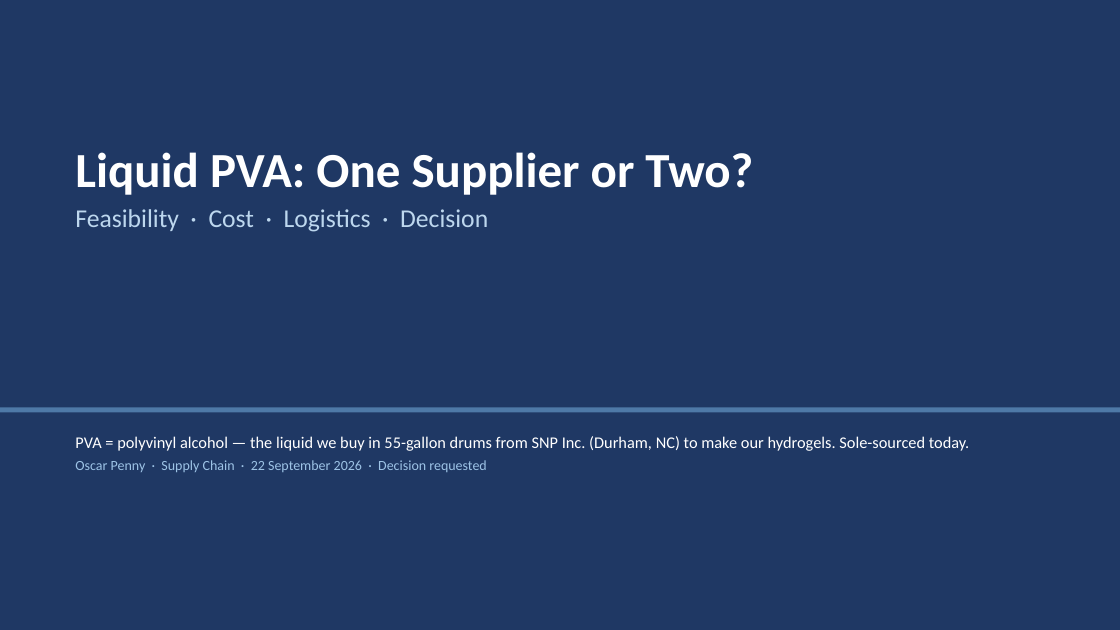
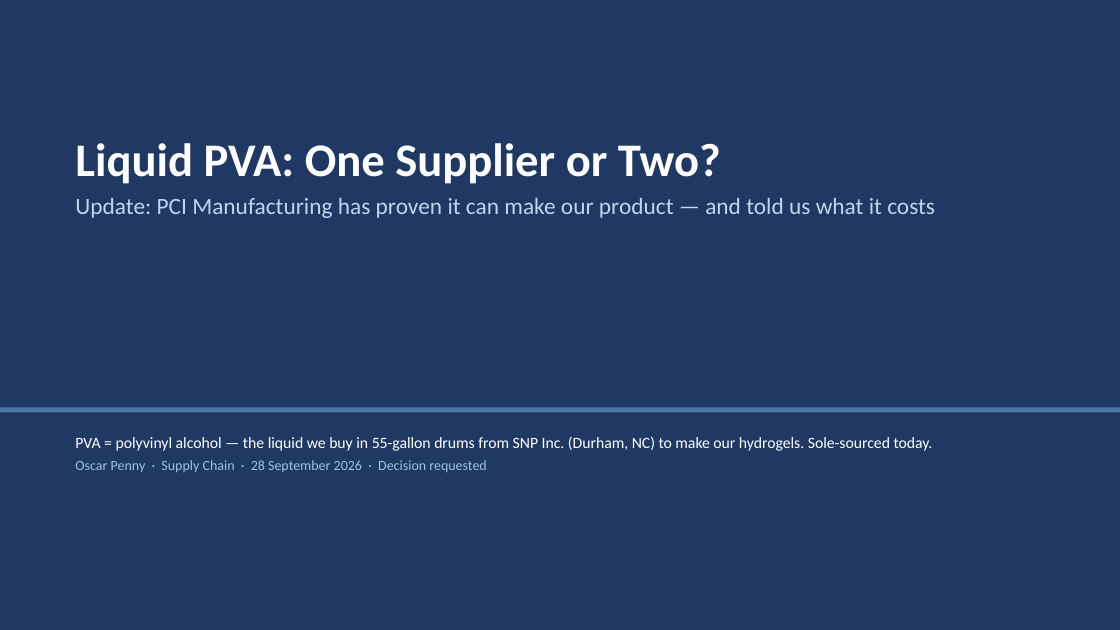
Before and after one commit to naviero1/Claude-Works, a slide deck: slide 1 of PVA second supplier initiative/PVA_Second_Supplier_Leadership_Deck.pptx. Drawn at 1120x630 pixels with LibreOffice and Linux fonts; fonts in the diff are those of the drawing. Boxes give left, top, right and bottom in pixels: in the first picture for what was removed or moved away, otherwise in the second. Text is boxed around its words. In the diff, an @@ line names an element or a change of style, - is before the commit and + after.

```diff
--- a/PVA second supplier initiative/PVA_Second_Supplier_Leadership_Deck.pptx
+++ b/PVA second supplier initiative/PVA_Second_Supplier_Leadership_Deck.pptx
@@ text "Liquid PVA: One Supplier or ...": place and size @@
-text "Liquid PVA: One Supplier or ..." at (75, 152, 753, 232)
+text "Liquid PVA: One Supplier or ..." at (75, 143, 935, 218)
@@ text at (75, 143, 721, 184): size 42 to 40 pt in "Liquid PVA: One Supplier or Two?" @@
@@ text at (75, 198, 935, 218): text changed; size 22 to 20 pt @@
-Feasibility · Cost · Logistics · Decision
+Update: PCI Manufacturing has proven it can make our product — and told us what it costs
@@ text at (75, 436, 933, 451): size 14 to 13.5 pt in "PVA = polyvinyl alcohol — the liquid ..." @@
@@ text at (75, 460, 486, 472): text changed @@
-Oscar Penny · Supply Chain · 22 September 2026 · Decision requested
+Oscar Penny · Supply Chain · 28 September 2026 · Decision requested
```
Also in this commit, not shown: 5 other slides changed, 5 slides added, 3 slides removed, 5 other files.
